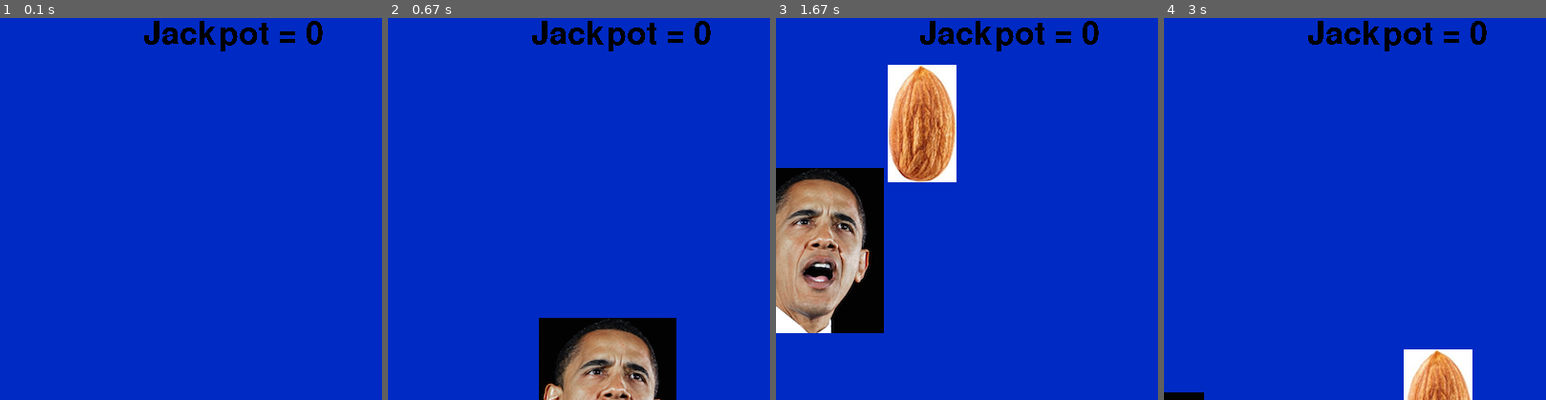
Above: before the commit, frames 1-4 (left to right).
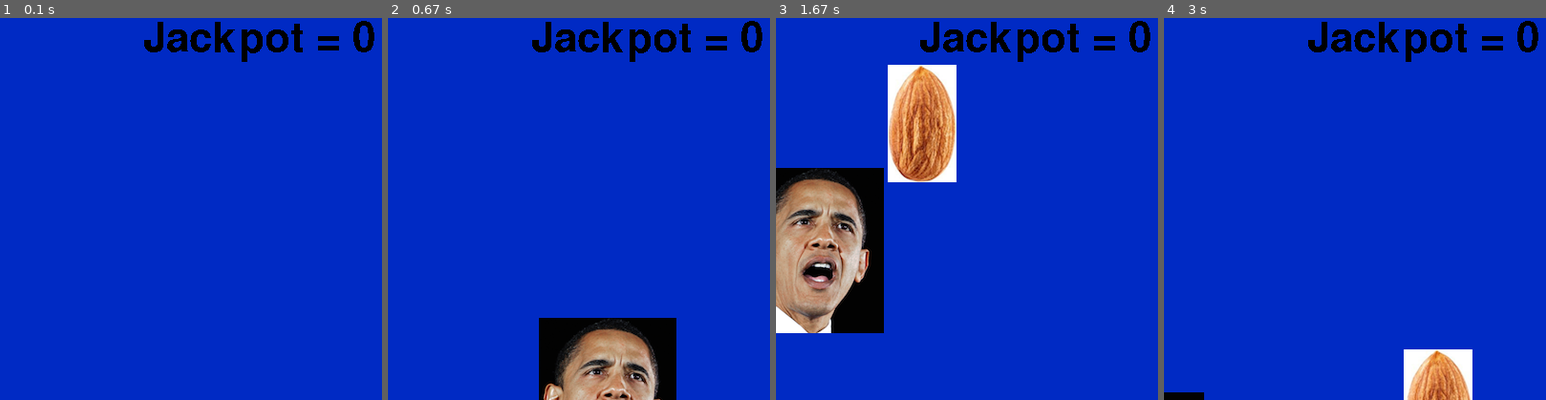
Above: after the commit, the same moments.

Repository: madnowicki/project4pygame
Game: pygame game, started from mygame.py
The game is run twice, just before and just after one commit, with the same random seed, the same clock (stepped at 60 frames per second) and the same inputs.
Inputs (mouse positions are % of the whole screen's width and height, from its top left):
- Up to frame 1 (0.1 s): no input
- Up to frame 2 (0.67 s): click (50, 50) at 0.38 s
- Up to frame 3 (1.67 s): click (60, 72) at 0.72 s; click (87, 85) at 1.05 s; click (26, 30) at 1.38 s
- Up to frame 4 (3 s): click (50, 62) at 1.72 s; click (36, 29) at 2.05 s; click (85, 76) at 2.38 s; click (18, 60) at 2.72 s
The pictures show only the part of the screen within x 21-71%, y 0-50%; the shares and areas given below are measured in that part.

The runs differ from the first frame. In frame 1, 2.2% of the frame differs, in the area x 37-98%, y 0-12%; in frame 2, 2.2%; in frame 3, 2.2%; in frame 4, 2.2%.

Commit message:
commit today

Diff:
--- a/mygame.py
+++ b/mygame.py
@@ -37,7 +37,7 @@
 
 mouse.set_visible(False)
 
-f = font.Font(None, 50)
+f = font.Font(None, 65)
 
 almond = Almond()
 obama = Obama()
